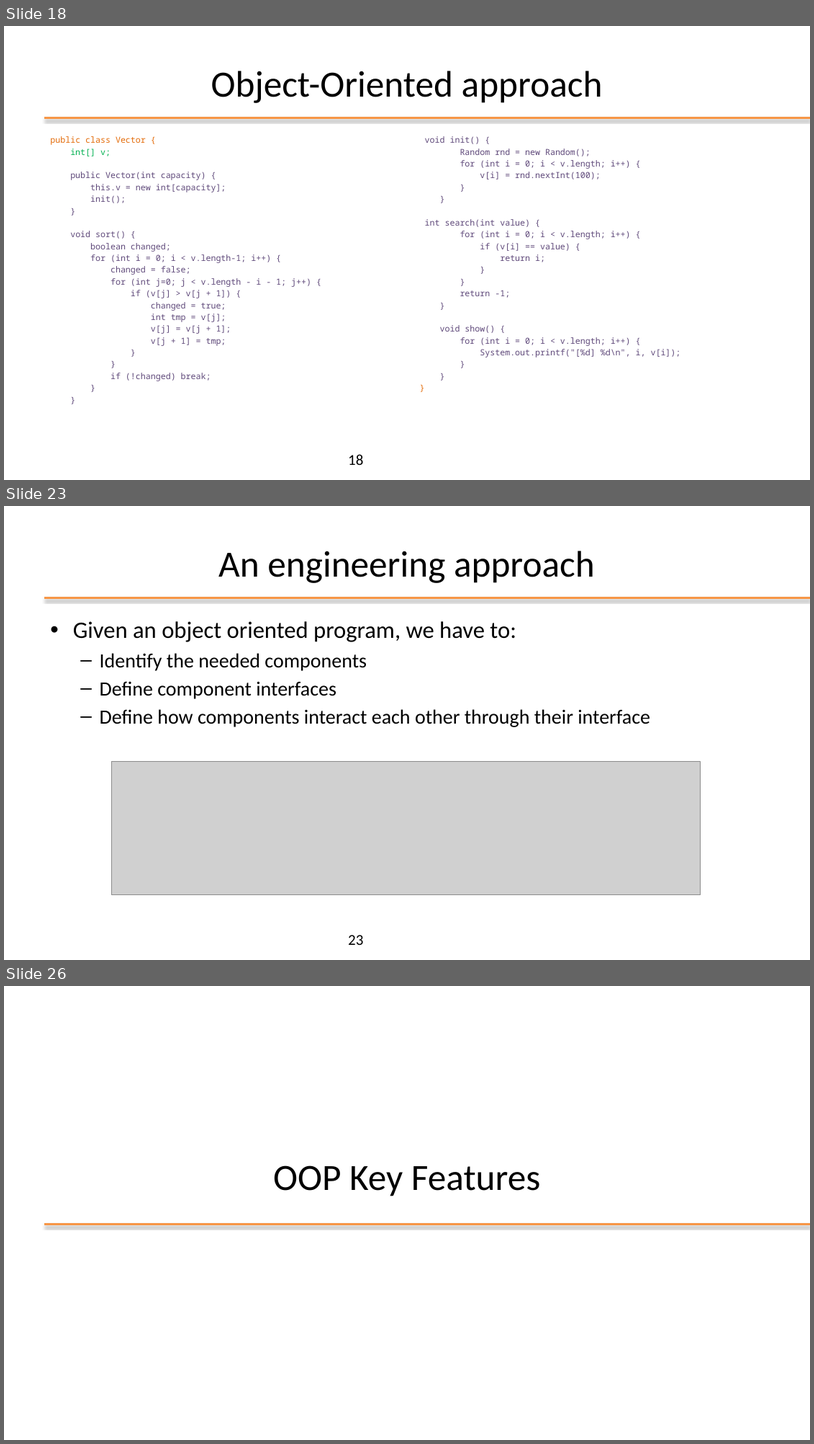
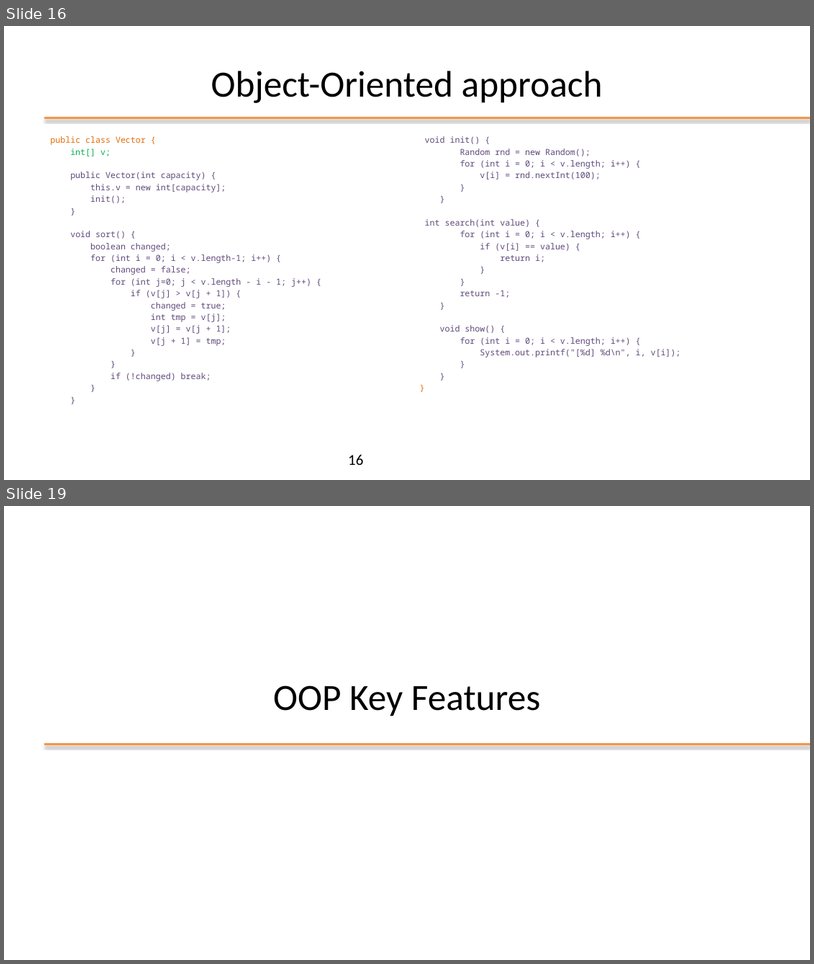
Before and after one commit to plctechnician/ooprogramming, a slide deck: java/slides/ppt/01 - Java From Functions to Objects.pptx. Shown one above the other, each under a label of ours: slides 18, 23 and 26 before the commit, slides 16 and 19 after it; the slides between them are not shown. The pictures are 814x1444 and 814x964 pixels, drawn with LibreOffice and Linux fonts; fonts in the diff are those of the drawing; grey boxes stand for pictures; background and template pictures are left out. Boxes give left, top, right and bottom in pixels: in the first picture for what was removed or moved away, otherwise in the second. Text is boxed around its words. In the diff, an @@ line names an element or a change of style, - is before the commit and + after.

```diff
--- a/java/slides/ppt/01 - Java From Functions to Objects.pptx
+++ b/java/slides/ppt/01 - Java From Functions to Objects.pptx
@@ slide 23 removed at box(4, 506, 810, 960), background #FFFFFF; not listed: 1 template element that a slide beside it also shows @@
@@ title removed at box(219, 551, 595, 583) @@
-An engineering approach
@@ text removed at box(73, 621, 651, 727) @@
-• Given an object oriented program, we have to:
-  – Identify the needed components
-  – Define component interfaces
-  – Define how components interact each other through their interface
@@ picture removed at box(112, 761, 700, 894) @@
@@ page number removed at box(348, 934, 363, 944) @@
-23
@@ what was slide 18 is now slide 16 @@
@@ page number at box(348, 454, 363, 464): text changed @@
-18
+16
@@ what was slide 26 is now slide 19 @@
```
Also in this commit, not shown: 10 slides changed, 1 slide added, 8 other slides removed, 3 other files.
